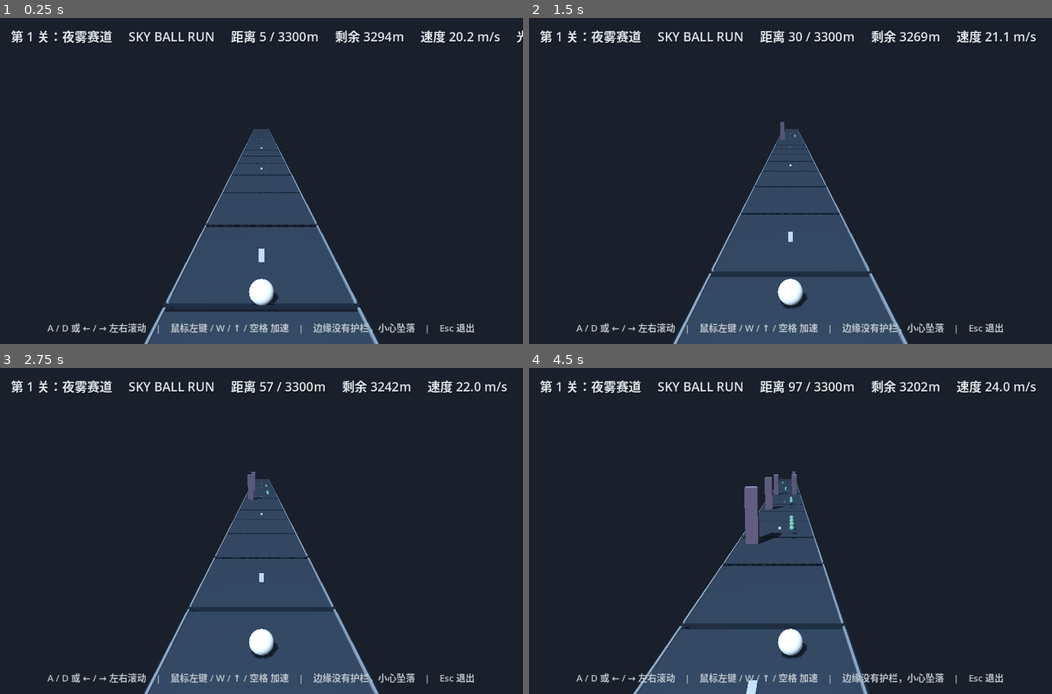
Above: before the commit, frames 1-4 (two rows, left to right).
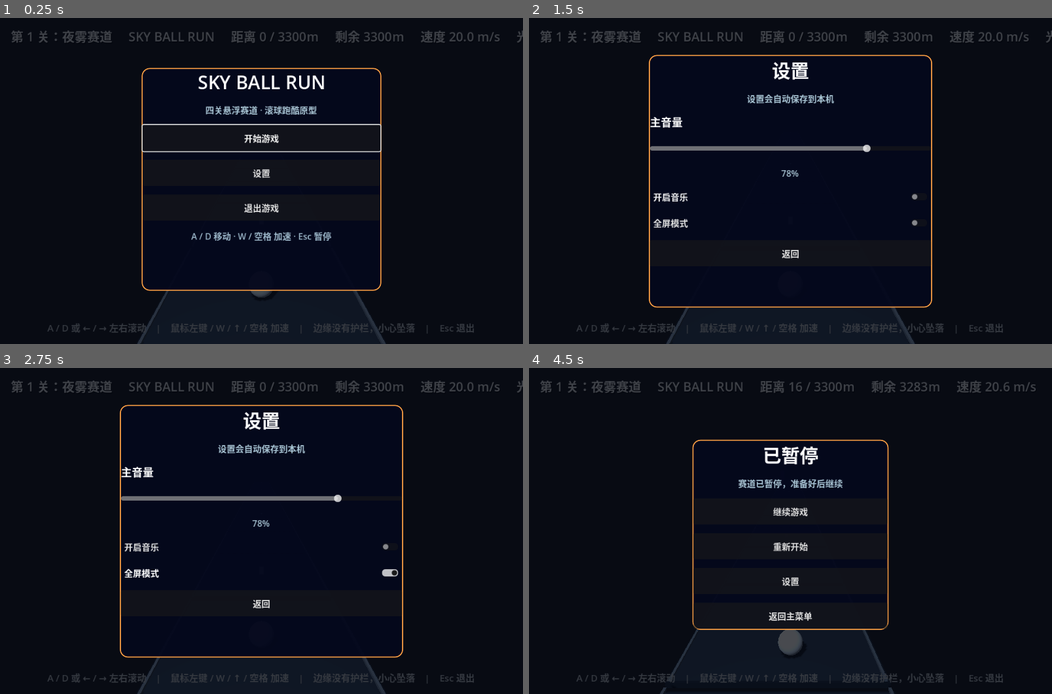
Above: after the commit, the same moments.

Repository: suwu344/SkyBallRun
Game: Godot game, scene res://scenes/main.tscn
Two runs of this game, one before a commit and one after it. Both use one fixed random seed, a clock stepped at 60 frames per second and the inputs below.
Inputs (mouse positions are in pixels of both pictures, inside the frame that each line leads up to):
- Up to frame 1 (0.25 s): no input
- Up to frame 2 (1.5 s): click (790, 171) at 0.5 s, where only the run after the commit has a clickable "设置"; click (790, 197) at 1.25 s, where only the run after the commit has a clickable "开启音乐"
- Up to frame 3 (2.75 s): click (261, 573) at 2 s, where only the run after the commit has a clickable "全屏模式"
- Up to frame 4 (4.5 s): click (790, 602) at 2.75 s, where only the run after the commit has a clickable "返回"; click (790, 488) at 3.5 s, where only the run after the commit has a clickable "开始游戏"; tap Enter at 4.25 s; move the mouse to (905, 514) at 4.27 s; hold D from 4.28 s (still down); tap P at 4.35 s; click (905, 514) at 4.42 s

The runs differ from the first frame. In frame 1, 78% of the frame differs, in the area x 0-100%, y 0-100%; in frame 2, 70%; in frame 3, 70%; in frame 4, 86%.

Commit message:
feat: add menu and persistent settings

Diff:
--- a/project.godot
+++ b/project.godot
@@ -9,6 +9,10 @@
 run/main_scene="res://scenes/main.tscn"
 config/features=PackedStringArray("4.7")
 
+[autoload]
+
+Settings="*res://scripts/settings.gd"
+
 [display]
 
 window/size/viewport_width=960
--- a/scripts/main.gd
+++ b/scripts/main.gd
@@ -78,6 +78,9 @@
 var music_lead_phase := 0.0
 var music_bass_phase := 0.0
 var music_mode := 0 # 0: gameplay, 1: game over, 2: finish
+var menu_controller: CanvasLayer
+var game_started := false
+var paused := false
 
 
 func _ready() -> void:
@@ -89,10 +92,15 @@
 	_apply_level_theme()
 	_setup_music()
 	_reset_game()
+	menu_controller = preload("res://scripts/menu_controller.gd").new()
+	add_child(menu_controller)
+	menu_controller.setup(self)
 
 
 func _process(delta: float) -> void:
 	_fill_music()
+	if not game_started or paused:
+		return
 	if level_banner_timer > 0.0:
 		level_banner_timer = max(0.0, level_banner_timer - delta)
 	if game_over or game_complete:
@@ -151,8 +159,17 @@
 	if not key_event.pressed or key_event.echo:
 		return
 
-	if key_event.keycode == KEY_ESCAPE:
-		get_tree().quit()
+	if key_event.keycode == KEY_ESCAPE or key_event.keycode == KEY_P:
+		if game_started and not game_over and not game_complete:
+			if paused:
+				resume_game()
+			else:
+				pause_game()
+			get_viewport().set_input_as_handled()
+		return
+
+	if key_event.keycode == KEY_Q and not game_started:
+		quit_game()
 		get_viewport().set_input_as_handled()
 		return
 
@@ -161,7 +178,55 @@
 	restart_pressed = restart_pressed or key_event.unicode == 32
 	if (game_over or game_complete) and restart_pressed:
 		get_viewport().set_input_as_handled()
-		_reset_game()
+		restart_from_menu()
+
+
+func start_new_game() -> void:
+	_reset_game()
+	game_started = true
+	paused = false
+	music_player.stream_paused = false
+
+
+func restart_from_menu() -> void:
+	start_new_game()
+	if menu_controller:
+		menu_controller.hide_menu()
+
+
+func pause_game() -> void:
+	if not game_started or game_over or game_complete:
+		return
+	paused = true
+	music_player.stream_paused = true
+	if menu_controller:
+		menu_controller.show_pause_menu()
+
+
+func resume_game() -> void:
+	if not game_started:
+		return
+	paused = false
+	music_player.stream_paused = false
+	if menu_controller:
+		menu_controller.hide_menu()
+
+
+func open_main_menu() -> void:
+	game_started = false
+	paused = false
+	_reset_game()
+	music_player.stream_paused = false
+	if menu_controller:
+		menu_controller.show_main_menu()
+
+
+func is_game_paused() -> bool:
+	return paused
+
+
+func quit_game() -> void:
+	get_tree().quit()
 
 
 func _setup_world() -> void:
@@ -550,6 +615,10 @@
 			return
 
 	var frame_count := music_playback.get_frames_available()
+	if not Settings.music_enabled:
+		for _silent_frame in range(frame_count):
+			music_playback.push_frame(Vector2.ZERO)
+		return
 	for _frame in range(frame_count):
 		var step_duration := MUSIC_STEP_DURATION
 		var lead_notes = MUSIC_LEAD
@@ -602,6 +671,7 @@
 	game_over = false
 	game_complete = false
 	failure_text = ""
+	paused = false
 	music_time = 0.0
 	music_lead_phase = 0.0
 	music_bass_phase = 0.0
--- /dev/null
+++ b/scripts/menu_controller.gd
@@ -0,0 +1,196 @@
+extends CanvasLayer
+
+var game: Node
+var main_panel: PanelContainer
+var pause_panel: PanelContainer
+var settings_panel: PanelContainer
+var menu_layer: Control
+var menu_backdrop: ColorRect
+var settings_volume: HSlider
+var volume_value_label: Label
+var settings_music: CheckButton
+var settings_fullscreen: CheckButton
+var menu_title: Label
+var status_label: Label
+var main_start_button: Button
+
+func setup(game_node: Node) -> void:
+	game = game_node
+	_build_ui()
+	show_main_menu()
+
+func _build_ui() -> void:
+	menu_layer = Control.new()
+	menu_layer.set_anchors_and_offsets_preset(Control.PRESET_FULL_RECT)
+	add_child(menu_layer)
+	menu_backdrop = ColorRect.new()
+	menu_backdrop.set_anchors_and_offsets_preset(Control.PRESET_FULL_RECT)
+	menu_backdrop.color = Color(0.005, 0.012, 0.04, 0.72)
+	menu_backdrop.mouse_filter = Control.MOUSE_FILTER_STOP
+	menu_layer.add_child(menu_backdrop)
+
+	main_panel = _create_panel("SKY BALL RUN", "四关悬浮赛道 · 滚球跑酷原型")
+	main_panel.position = Vector2(260, 92)
+	main_panel.size = Vector2(440, 410)
+	menu_layer.add_child(main_panel)
+	var main_box := main_panel.get_child(0) as VBoxContainer
+	main_start_button = _add_button(main_box, "开始游戏", _on_start_pressed)
+	_add_button(main_box, "设置", _on_settings_pressed)
+	_add_button(main_box, "退出游戏", _on_quit_pressed)
+	status_label = Label.new()
+	status_label.text = "A / D 移动 · W / 空格 加速 · Esc 暂停"
+	status_label.horizontal_alignment = HORIZONTAL_ALIGNMENT_CENTER
+	status_label.add_theme_color_override("font_color", Color("9cb7c9"))
+	main_box.add_child(status_label)
+
+	pause_panel = _create_panel("已暂停", "赛道已暂停，准备好后继续")
+	pause_panel.position = Vector2(300, 132)
+	pause_panel.size = Vector2(360, 330)
+	menu_layer.add_child(pause_panel)
+	var pause_box := pause_panel.get_child(0) as VBoxContainer
+	_add_button(pause_box, "继续游戏", _on_resume_pressed)
+	_add_button(pause_box, "重新开始", _on_restart_pressed)
+	_add_button(pause_box, "设置", _on_settings_pressed)
+	_add_button(pause_box, "返回主菜单", _on_main_menu_pressed)
+
+	settings_panel = _create_panel("设置", "设置会自动保存到本机")
+	settings_panel.position = Vector2(220, 68)
+	settings_panel.size = Vector2(520, 465)
+	menu_layer.add_child(settings_panel)
+	var settings_box := settings_panel.get_child(0) as VBoxContainer
+	var volume_label := Label.new()
+	volume_label.text = "主音量"
+	volume_label.add_theme_font_size_override("font_size", 20)
+	settings_box.add_child(volume_label)
+	settings_volume = HSlider.new()
+	settings_volume.min_value = 0.0
+	settings_volume.max_value = 1.0
+	settings_volume.step = 0.01
+	settings_volume.custom_minimum_size = Vector2(0, 36)
+	settings_volume.value_changed.connect(_on_volume_changed)
+	settings_box.add_child(settings_volume)
+	volume_value_label = Label.new()
+	volume_value_label.horizontal_alignment = HORIZONTAL_ALIGNMENT_CENTER
+	volume_value_label.add_theme_color_override("font_color", Color("a9c5d4"))
+	settings_box.add_child(volume_value_label)
+	settings_music = CheckButton.new()
+	settings_music.text = "开启音乐"
+	settings_music.toggled.connect(_on_music_toggled)
+	settings_box.add_child(settings_music)
+	settings_fullscreen = CheckButton.new()
+	settings_fullscreen.text = "全屏模式"
+	settings_fullscreen.toggled.connect(_on_fullscreen_toggled)
+	settings_box.add_child(settings_fullscreen)
+	_add_button(settings_box, "返回", _on_settings_back_pressed)
+
+	_apply_theme()
+	_hide_all()
+
+func _create_panel(title_text: String, subtitle_text: String) -> PanelContainer:
+	var panel := PanelContainer.new()
+	var box := VBoxContainer.new()
+	box.add_theme_constant_override("separation", 16)
+	box.set_anchors_and_offsets_preset(Control.PRESET_FULL_RECT, Control.PRESET_MODE_MINSIZE, 28)
+	panel.add_child(box)
+	var title := Label.new()
+	title.text = title_text
+	title.horizontal_alignment = HORIZONTAL_ALIGNMENT_CENTER
+	title.add_theme_font_size_override("font_size", 34)
+	box.add_child(title)
+	var subtitle := Label.new()
+	subtitle.text = subtitle_text
+	subtitle.horizontal_alignment = HORIZONTAL_ALIGNMENT_CENTER
+	subtitle.add_theme_color_override("font_color", Color("a9c5d4"))
+	box.add_child(subtitle)
+	return panel
+
+func _add_button(box: VBoxContainer, label_text: String, callback: Callable) -> Button:
+	var button := Button.new()
+	button.text = label_text
+	button.custom_minimum_size = Vector2(0, 48)
+	button.focus_mode = Control.FOCUS_ALL
+	button.pressed.connect(callback)
+	box.add_child(button)
+	return button
+
+func _apply_theme() -> void:
+	var panel_style := StyleBoxFlat.new()
+	panel_style.bg_color = Color(0.015, 0.03, 0.11, 0.94)
+	panel_style.border_color = Color("fa9e43")
+	panel_style.set_border_width_all(2)
+	panel_style.corner_radius_top_left = 14
+	panel_style.corner_radius_top_right = 14
+	panel_style.corner_radius_bottom_left = 14
+	panel_style.corner_radius_bottom_right = 14
+	for panel in [main_panel, pause_panel, settings_panel]:
+		panel.add_theme_stylebox_override("panel", panel_style)
+
+func _hide_all() -> void:
+	menu_backdrop.visible = false
+	main_panel.visible = false
+	pause_panel.visible = false
+	settings_panel.visible = false
+
+func show_main_menu() -> void:
+	_hide_all()
+	menu_backdrop.visible = true
+	main_panel.visible = true
+	main_start_button.grab_focus()
+	menu_layer.mouse_filter = Control.MOUSE_FILTER_STOP
+
+func show_pause_menu() -> void:
+	_hide_all()
+	menu_backdrop.visible = true
+	pause_panel.visible = true
+	menu_layer.mouse_filter = Control.MOUSE_FILTER_STOP
+
+func show_settings() -> void:
+	_hide_all()
+	menu_backdrop.visible = true
+	settings_panel.visible = true
+	settings_volume.value = Settings.master_volume
+	volume_value_label.text = "%d%%" % int(Settings.master_volume * 100.0)
+	settings_music.button_pressed = Settings.music_enabled
+	settings_fullscreen.button_pressed = Settings.fullscreen
+
+func hide_menu() -> void:
+	_hide_all()
+	menu_layer.mouse_filter = Control.MOUSE_FILTER_IGNORE
+
+func _on_start_pressed() -> void:
+	game.start_new_game()
+	hide_menu()
+
+func _on_resume_pressed() -> void:
+	game.resume_game()
+	hide_menu()
+
+func _on_restart_pressed() -> void:
+	game.restart_from_menu()
+	hide_menu()
+
+func _on_main_menu_pressed() -> void:
+	game.open_main_menu()
+	show_main_menu()
+
+func _on_settings_pressed() -> void:
+	show_settings()
+
+func _on_settings_back_pressed() -> void:
+	if game.is_game_paused():
+		show_pause_menu()
+	else:
+		show_main_menu()
+
+func _on_quit_pressed() -> void:
+	game.quit_game()
+
+func _on_volume_changed(value: float) -> void:
+	volume_value_label.text = "%d%%" % int(value * 100.0)
+	Settings.set_master_volume(value)
+
+func _on_music_toggled(value: bool) -> void:
+	Settings.set_music_enabled(value)
+
+func _on_fullscreen_toggled(value: bool) -> void:
+	Settings.set_fullscreen(value)
--- /dev/null
+++ b/scripts/settings.gd
@@ -0,0 +1,54 @@
+extends Node
+
+const SETTINGS_PATH := "user://sky_ball_run.cfg"
+const DEFAULT_MASTER_VOLUME := 0.78
+const DEFAULT_MUSIC_ENABLED := true
+const DEFAULT_FULLSCREEN := false
+
+var master_volume := DEFAULT_MASTER_VOLUME
+var music_enabled := DEFAULT_MUSIC_ENABLED
+var fullscreen := DEFAULT_FULLSCREEN
+
+func _ready() -> void:
+	load_settings()
+	apply_settings()
+
+func load_settings() -> void:
+	var config := ConfigFile.new()
+	var error := config.load(SETTINGS_PATH)
+	if error != OK:
+		master_volume = DEFAULT_MASTER_VOLUME
+		music_enabled = DEFAULT_MUSIC_ENABLED
+		fullscreen = DEFAULT_FULLSCREEN
+		save_settings()
+		return
+	master_volume = clamp(float(config.get_value("audio", "master_volume", DEFAULT_MASTER_VOLUME)), 0.0, 1.0)
+	music_enabled = bool(config.get_value("audio", "music_enabled", DEFAULT_MUSIC_ENABLED))
+	fullscreen = bool(config.get_value("display", "fullscreen", DEFAULT_FULLSCREEN))
+
+func save_settings() -> void:
+	var config := ConfigFile.new()
+	config.set_value("audio", "master_volume", master_volume)
+	config.set_value("audio", "music_enabled", music_enabled)
+	config.set_value("display", "fullscreen", fullscreen)
+	config.save(SETTINGS_PATH)
+
+func apply_settings() -> void:
+	var master_bus := AudioServer.get_bus_index("Master")
+	if master_bus >= 0:
+		AudioServer.set_bus_volume_db(master_bus, linear_to_db(max(master_volume, 0.0001)))
+	DisplayServer.window_set_mode(DisplayServer.WINDOW_MODE_FULLSCREEN if fullscreen else DisplayServer.WINDOW_MODE_WINDOWED)
+
+func set_master_volume(value: float) -> void:
+	master_volume = clamp(value, 0.0, 1.0)
+	save_settings()
+	apply_settings()
+
+func set_music_enabled(value: bool) -> void:
+	music_enabled = value
+	save_settings()
+
+func set_fullscreen(value: bool) -> void:
+	fullscreen = value
+	save_settings()
+	apply_settings()
Not shown, changed: README.md
Not shown, added: docs/superpowers/plans/2026-08-13-menu-settings.md
Not shown, added: docs/superpowers/specs/2026-08-13-menu-settings-design.md
